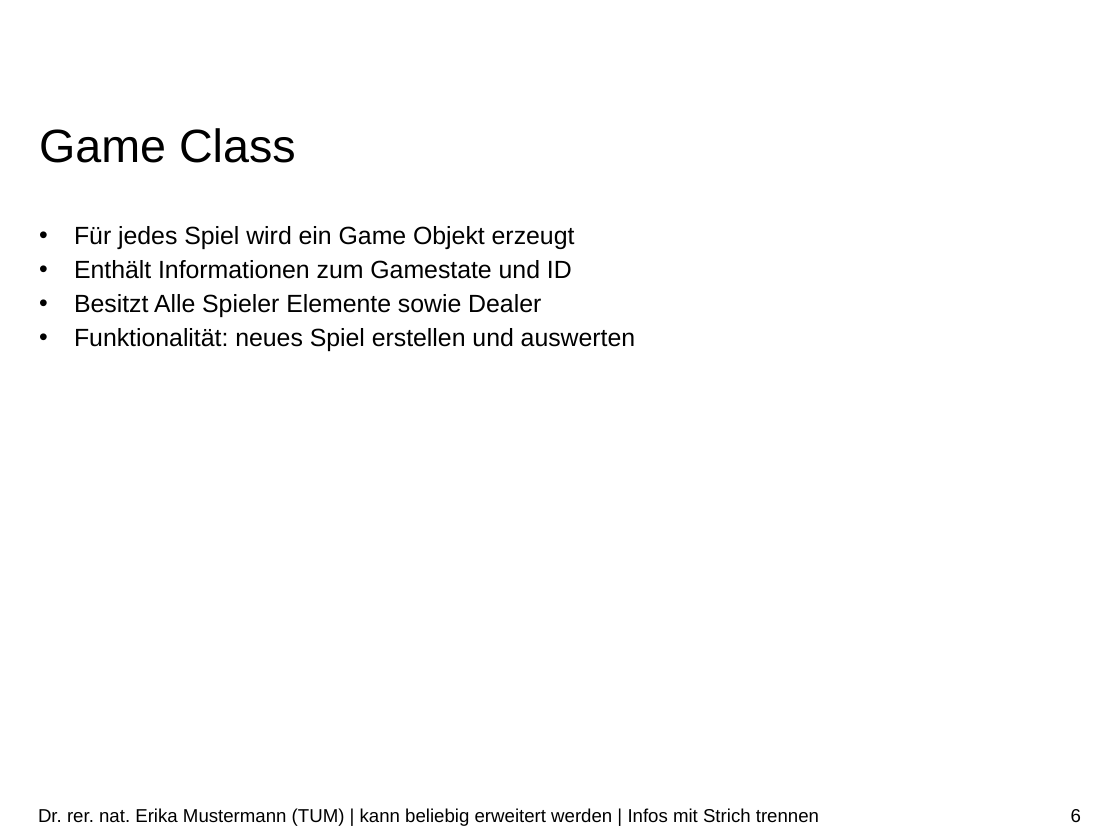
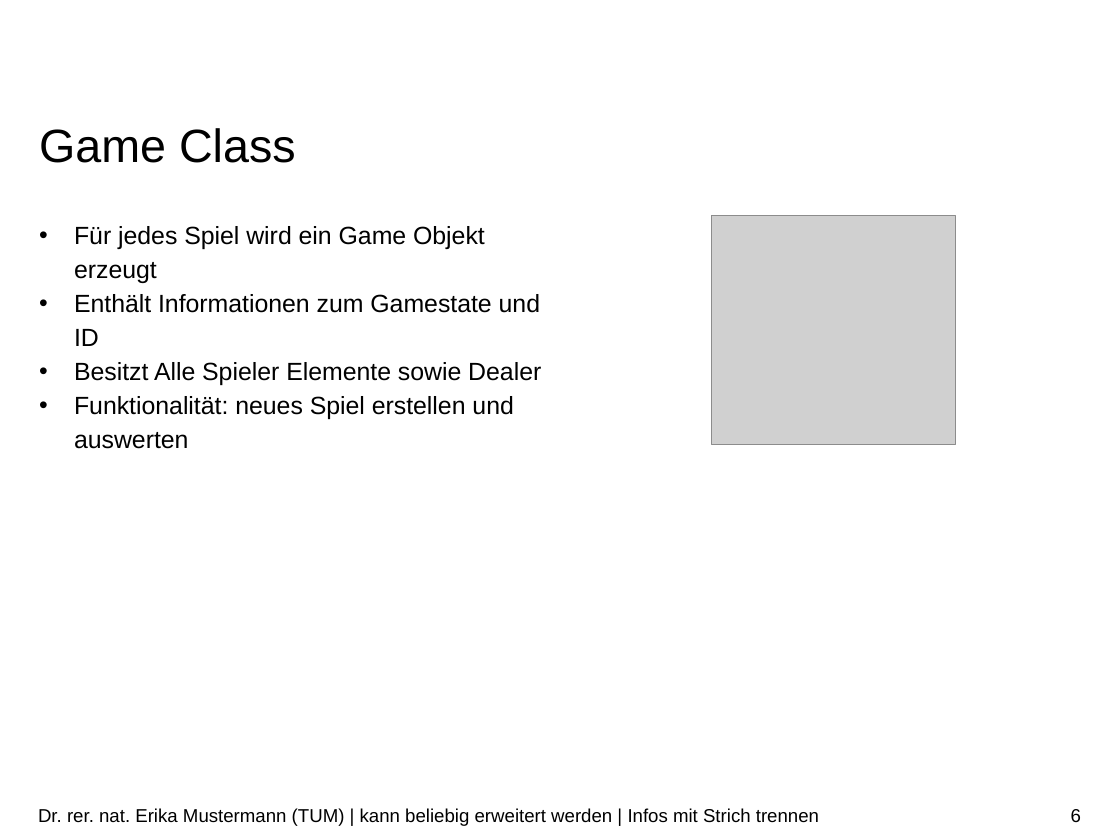
Before and after one commit to danielmeint/xml, a slide deck: slide 6 of presentation/Präsentation.pptx. Drawn at 1120x840 pixels with LibreOffice and Linux fonts; fonts in the diff are those of the drawing; grey boxes stand for pictures; background and template pictures are left out. Boxes give left, top, right and bottom in pixels: in the first picture for what was removed or moved away, otherwise in the second. Text is boxed around its words. In the diff, an @@ line names an element or a change of style, - is before the commit and + after.

Commit message:
added pictures to model slides

```diff
--- a/presentation/Präsentation.pptx
+++ b/presentation/Präsentation.pptx
@@ text "Für jedes Spiel wird ein ..." rewrapped from box(74, 226, 635, 351) to box(74, 226, 541, 449) @@
@@ picture added at box(711, 216, 955, 445) @@
```
Also in this commit, not shown: 4 other slides changed, 1 slide added, 5 other files.
